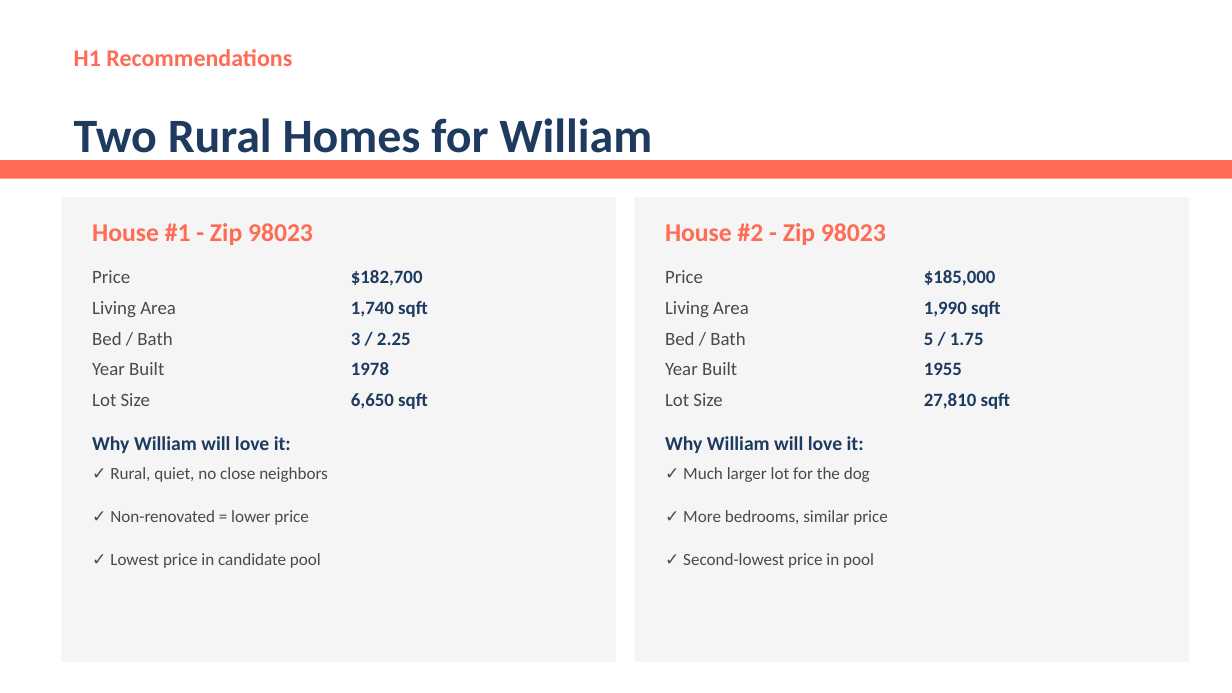
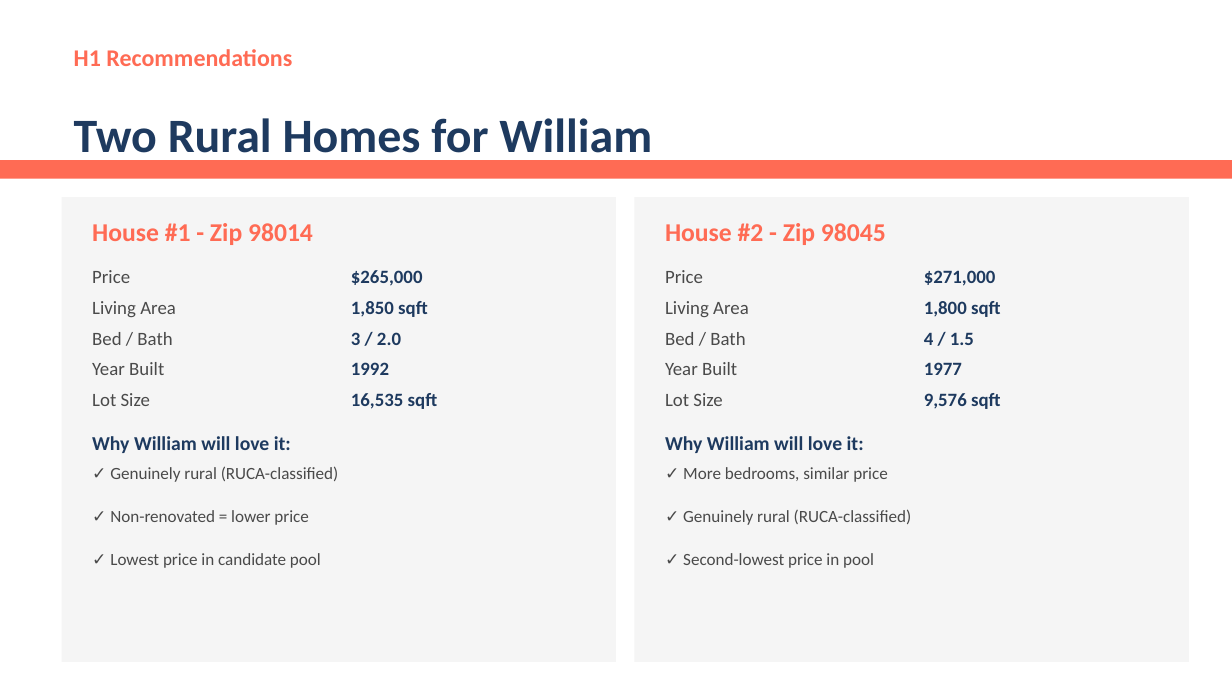
Before and after one commit to MohammadBajbouj/mohammad-ds-project-template, a slide deck: slide 9 of work_and_report/presentations/William_Rodriguez_Offers_NeueFische_Style_2.pptx. Drawn at 1232x693 pixels with LibreOffice and Linux fonts; fonts in the diff are those of the drawing. Boxes give left, top, right and bottom in pixels: in the first picture for what was removed or moved away, otherwise in the second. Text is boxed around its words. In the diff, an @@ line names an element or a change of style, - is before the commit and + after.

```diff
--- a/work_and_report/presentations/William_Rodriguez_Offers_NeueFische_Style_2.pptx
+++ b/work_and_report/presentations/William_Rodriguez_Offers_NeueFische_Style_2.pptx
@@ text at <box>92,223,313,245</box>: text changed @@
-House #1 - Zip 98023
+House #1 - Zip 98014
@@ text at <box>665,223,886,245</box>: text changed @@
-House #2 - Zip 98023
+House #2 - Zip 98045
@@ text at <box>351,270,423,286</box>: text changed @@
-$182,700
+$265,000
@@ text at <box>924,270,996,286</box>: text changed @@
-$185,000
+$271,000
@@ text at <box>351,301,428,317</box>: text changed @@
-1,740 sqft
+1,850 sqft
@@ text at <box>924,301,1001,317</box>: text changed @@
-1,990 sqft
+1,800 sqft
@@ text at <box>351,332,401,345</box>: text changed @@
-3 / 2.25
+3 / 2.0
@@ text at <box>924,332,974,345</box>: text changed @@
-5 / 1.75
+4 / 1.5
@@ text at <box>351,362,389,375</box>: text changed @@
-1978
+1992
@@ text at <box>924,362,962,375</box>: text changed @@
-1955
+1977
@@ text at <box>351,393,438,409</box>: text changed @@
-6,650 sqft
+16,535 sqft
@@ text at <box>924,393,1001,409</box>: text changed @@
-27,810 sqft
+9,576 sqft
@@ text at <box>110,466,339,482</box>: text changed @@
-✓ Rural, quiet, no close neighbors
+✓ Genuinely rural (RUCA-classified)
@@ text "✓ More bedrooms, similar price": place and size @@
-text "✓ More bedrooms, similar price" at <box>683,510,888,525</box>
+text "✓ More bedrooms, similar price" at <box>683,467,888,482</box>
@@ text removed at <box>683,467,870,482</box> @@
-✓ Much larger lot for the dog
@@ text added at <box>683,509,912,525</box>, 10 pt, text #4A4A4A @@
+✓ Genuinely rural (RUCA-classified)
```
Also in this commit, not shown: 3 other slides changed, 5 other files.
